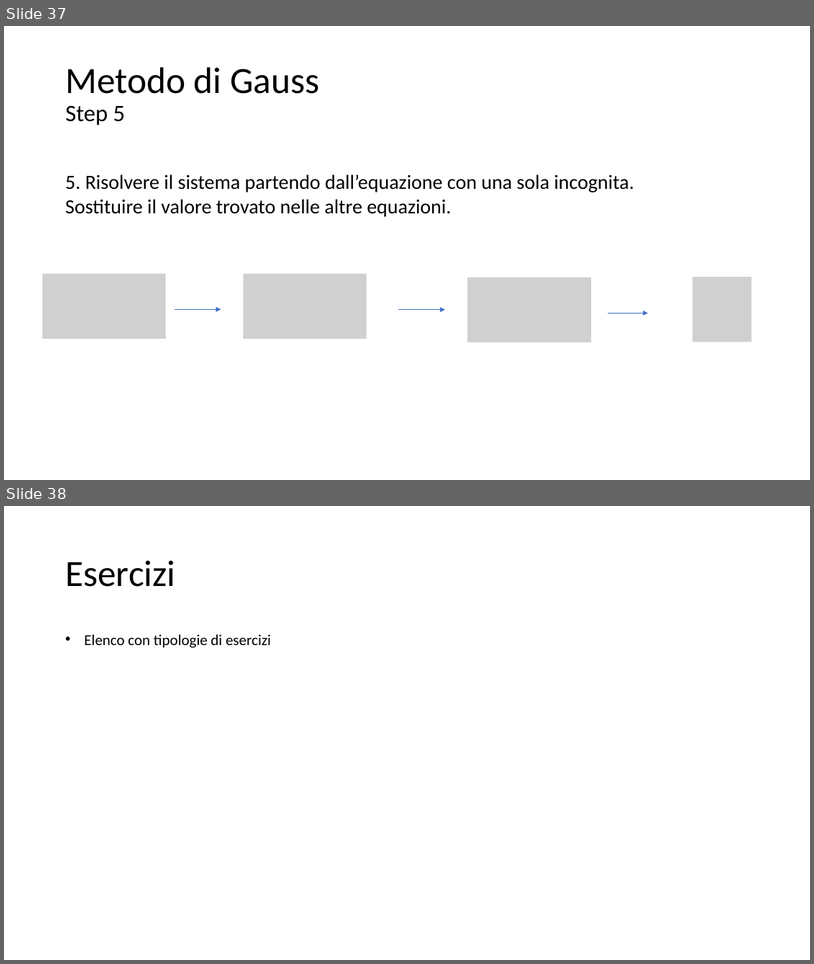
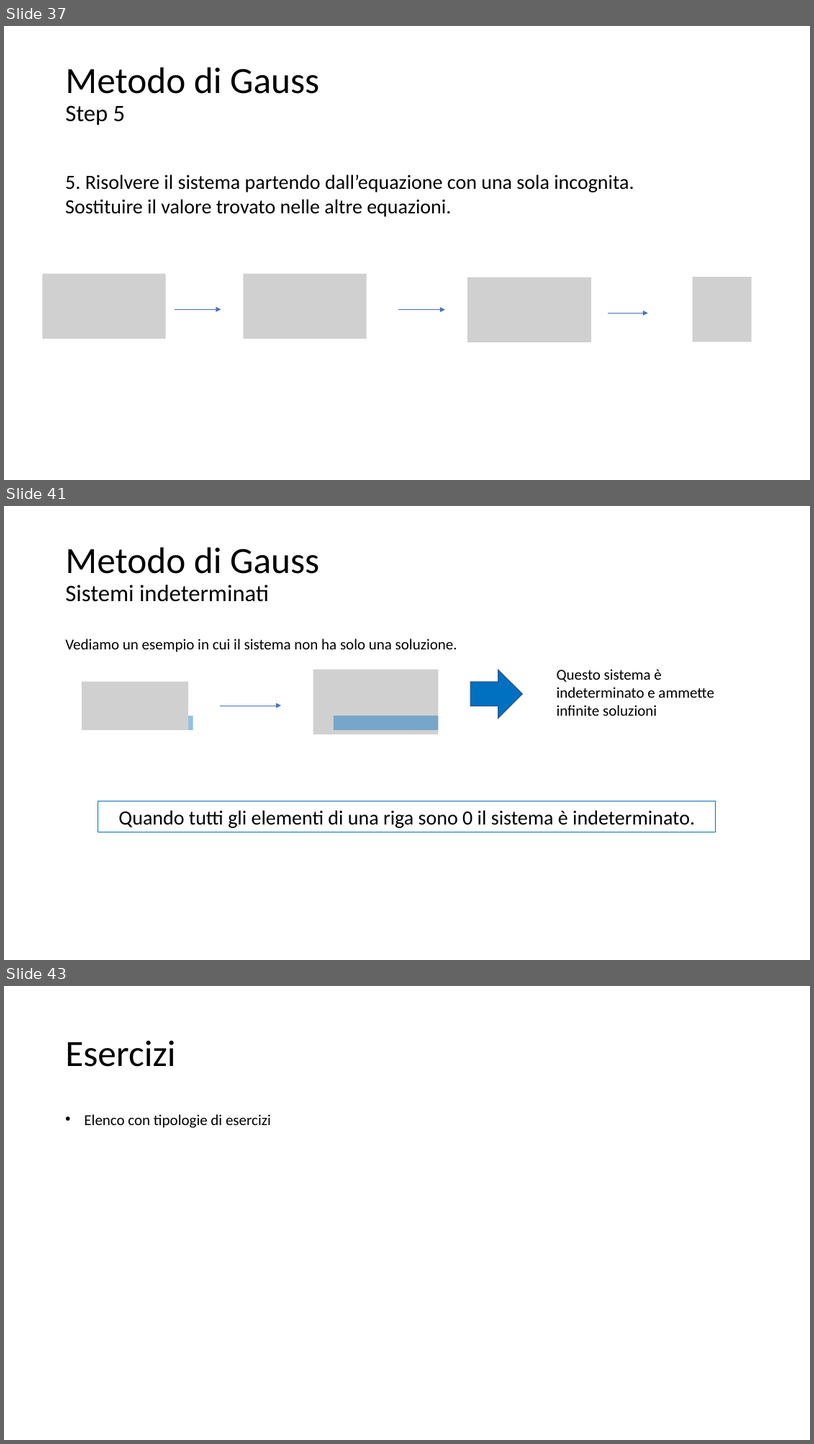
Before and after one commit to matteodelv/GaussLinearSystems, a slide deck: Presentazione.pptx. Shown one above the other, each under a label of ours: slides 37 and 38 before the commit, slides 37, 41 and 43 after it; the slides between them are not shown. The pictures are 814x964 and 814x1444 pixels, drawn with LibreOffice and Linux fonts; fonts in the diff are those of the drawing; grey boxes stand for pictures. Boxes give left, top, right and bottom in pixels: in the first picture for what was removed or moved away, otherwise in the second. Text is boxed around its words. In the diff, an @@ line names an element or a change of style, - is before the commit and + after.

```diff
--- a/Presentazione.pptx
+++ b/Presentazione.pptx
@@ slide 41 added at (4, 506, 810, 960), background #FFFFFF @@
@@ title added at (65, 547, 319, 602), 28 pt, text #000000 @@
+Metodo di Gauss
+Sistemi indeterminati
@@ text added at (65, 638, 458, 652), 18 pt, text #000000 @@
+Vediamo un esempio in cui il sistema non ha solo una soluzione.
@@ picture added at (314, 669, 439, 734) @@
@@ right arrow added at (471, 670, 523, 718), fill #0070C0, outline #325491 1 pt @@
@@ text added at (557, 669, 714, 716), 18 pt, text #000000 @@
+Questo sistema è indeterminato e ammette infinite soluzioni
@@ picture added at (82, 682, 188, 730) @@
@@ rectangle added at (88, 716, 193, 730), fill #0070C0 at 43% opacity @@
@@ arrow added from (220, 705) to (281, 705), #4472C4 0.5 pt @@
@@ rectangle added at (334, 716, 439, 730), fill #0070C0 at 43% opacity @@
@@ rectangle added at (98, 801, 716, 831), outline #0070C0 0.75 pt, 24 pt, text #000000 @@
+Quando tutti gli elementi di una riga sono 0 il sistema è indeterminato.
@@ what was slide 38 is now slide 43 @@
```
Also in this commit, not shown: 4 other slides added.
